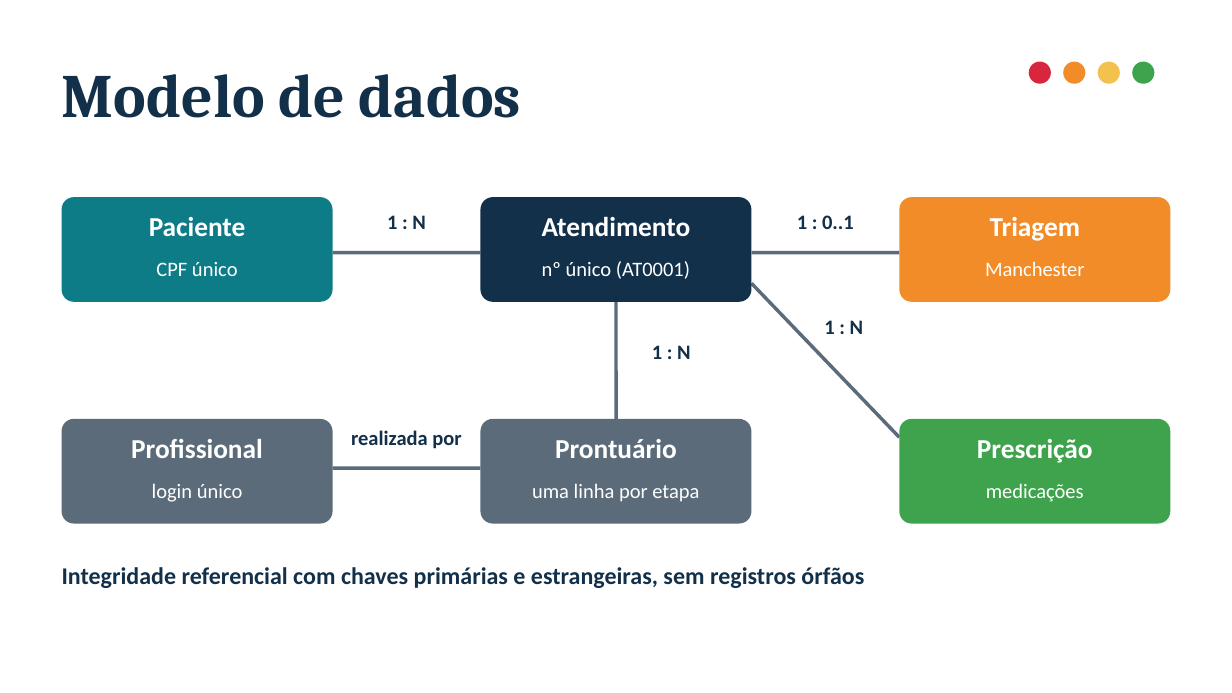
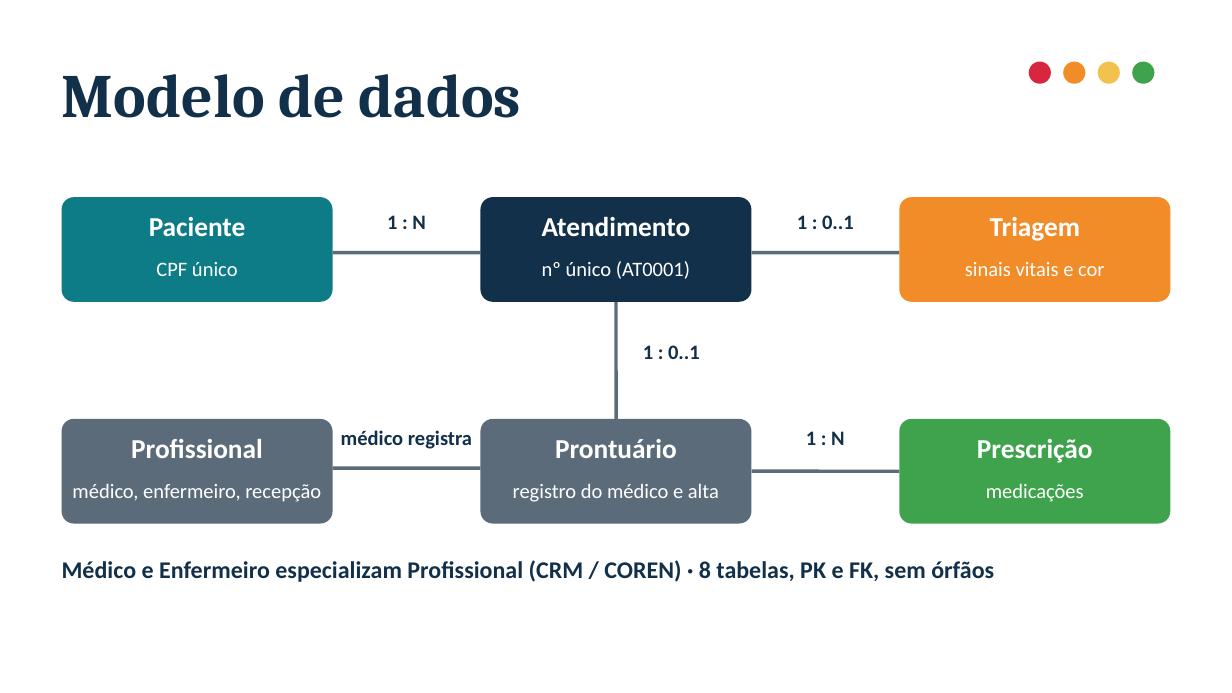
Before and after one commit to warley1137/PI2-SI-2026-Time04, a slide deck: slide 5 of Apresentacao_PI2_Time04_Pronto_Socorro.pptx. Drawn at 1232x693 pixels with LibreOffice and Linux fonts; fonts in the diff are those of the drawing. Boxes give left, top, right and bottom in pixels: in the first picture for what was removed or moved away, otherwise in the second. Text is boxed around its words. In the diff, an @@ line names an element or a change of style, - is before the commit and + after.

```diff
--- a/Apresentacao_PI2_Time04_Pronto_Socorro.pptx
+++ b/Apresentacao_PI2_Time04_Pronto_Socorro.pptx
@@ text at box(965, 262, 1104, 276): text changed @@
-Manchester
+sinais vitais e cor
@@ text at box(643, 345, 700, 359): text changed @@
-1 : N
+1 : 0..1
@@ text at box(341, 430, 472, 449): text changed @@
-realizada por
+médico registra
@@ text "1 : N": place and size @@
-text "1 : N" at box(824, 320, 864, 334)
+text "1 : N" at box(806, 431, 845, 445)
@@ line moved from (752, 283) - (899, 437) to (752, 472) - (899, 472) @@
@@ text at box(72, 483, 321, 502): text changed @@
-login único
+médico, enfermeiro, recepção
@@ text at box(513, 483, 719, 502): text changed @@
-uma linha por etapa
+registro do médico e alta
@@ text at box(62, 560, 994, 582): text changed @@
-Integridade referencial com chaves primárias e estrangeiras, sem registros órfãos
+Médico e Enfermeiro especializam Profissional (CRM / COREN) · 8 tabelas, PK e FK, sem órfãos
```
Also in this commit, not shown: 3 other slides changed.
